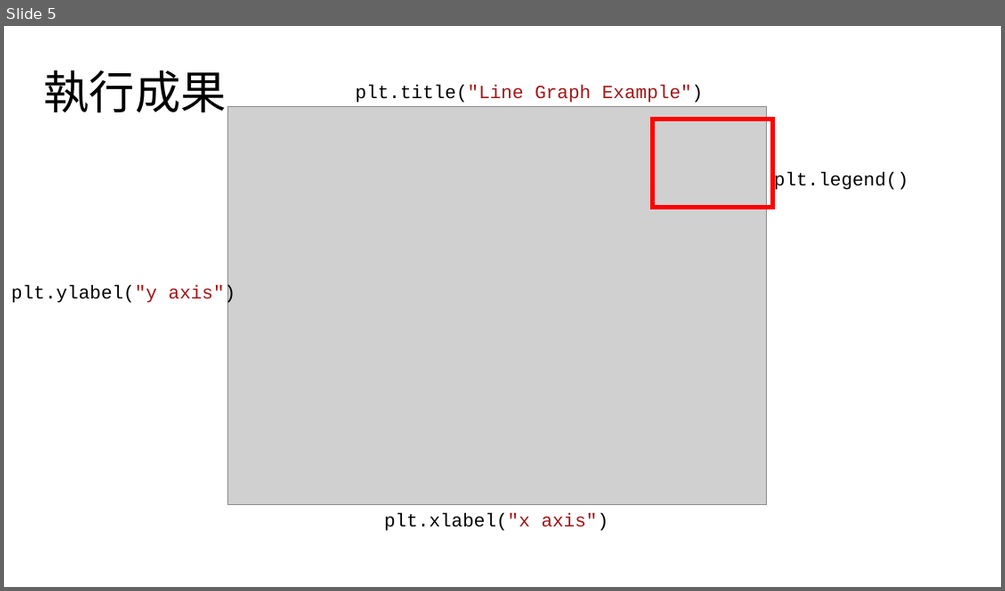
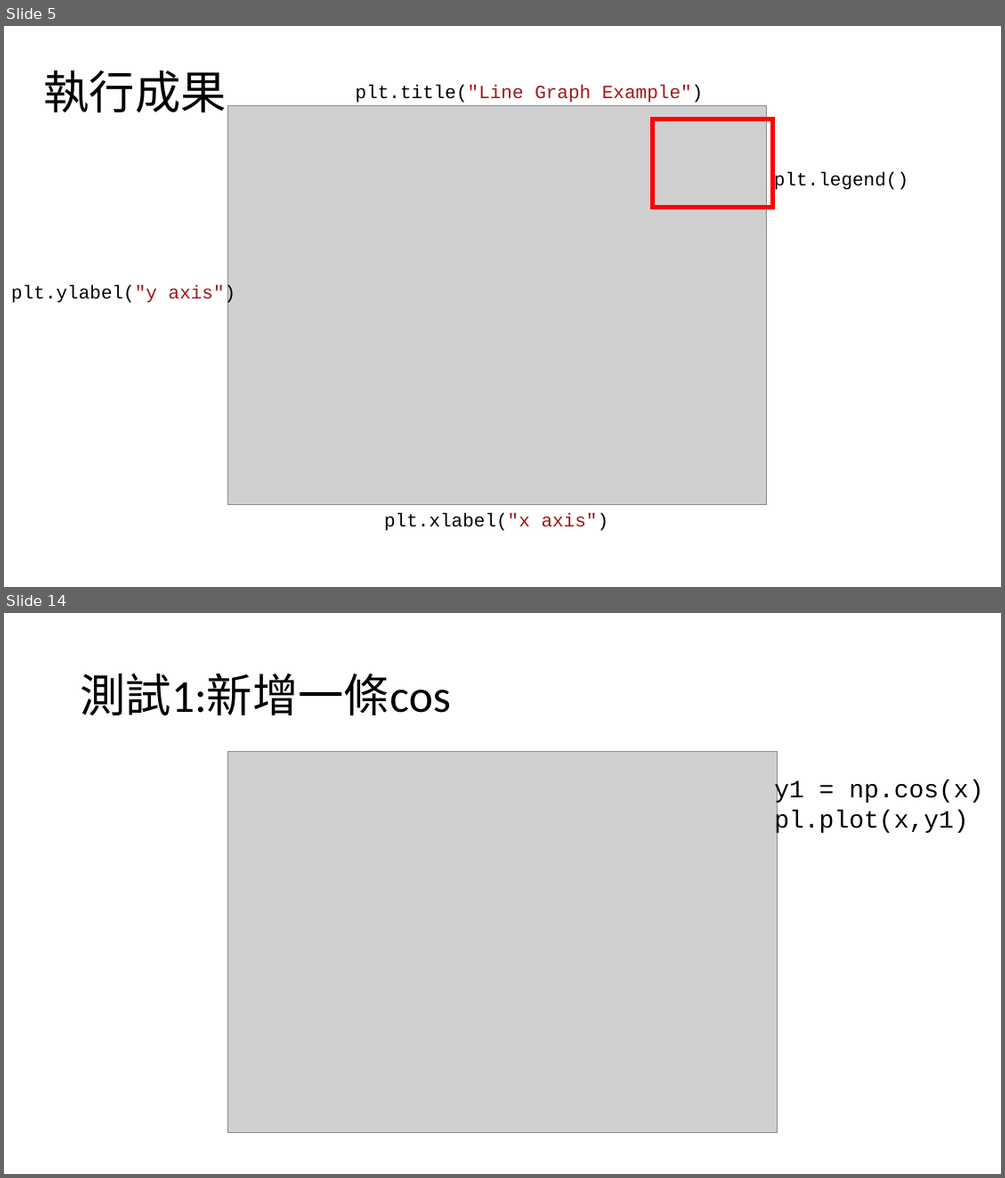
Before and after one commit to jon890613/Matplotlib, a slide deck: 簡報2.pptx. Shown one above the other, each under a label of ours: slide 5 before the commit, slides 5 and 14 after it; the slides between them are not shown. The pictures are 1005x591 and 1005x1178 pixels, drawn with LibreOffice and Linux fonts; fonts in the diff are those of the drawing; grey boxes stand for pictures. Boxes give left, top, right and bottom in pixels: in the first picture for what was removed or moved away, otherwise in the second. Text is boxed around its words. In the diff, an @@ line names an element or a change of style, - is before the commit and + after.

```diff
--- a/簡報2.pptx
+++ b/簡報2.pptx
@@ slide 14 added at (x1=4, y1=613, x2=1001, y2=1174), background #FFFFFF @@
@@ title added at (x1=80, y1=673, x2=450, y2=715), 44 pt, text #000000 @@
+測試1:新增一條cos
@@ picture added at (x1=228, y1=751, x2=777, y2=1133) @@
@@ text added at (x1=774, y1=779, x2=983, y2=835), 24 pt, text #000000 @@
+y1 = np.cos(x)
+pl.plot(x,y1)
```
Also in this commit, not shown: 2 slides changed, 16 other slides added, 1 slide removed.
